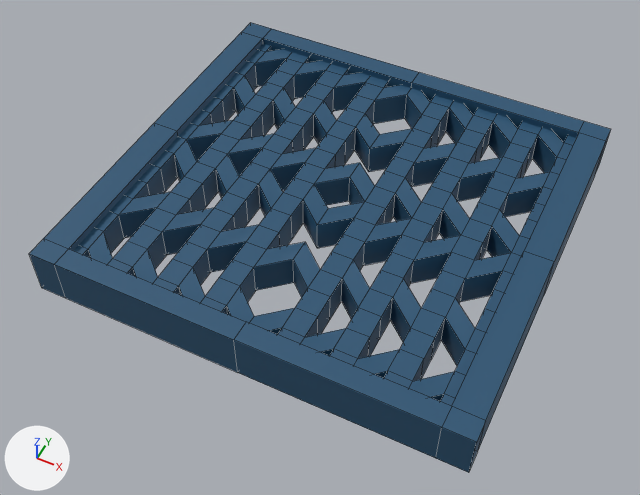
Renders of the Blender file Assets/Blender/Interactables/Trapdoor.blend from each side of a commit.
Before and after are seen from a 50 mm lens placed at (10.2, -22.1, 25.7), pointed at (-0.1, -1.4, -0.1). The lights are fixed; the arrows at lower left show +X, +Y and +Z. Mesh edges are drawn as thin lines.

Objects in the first picture: 'Trapdoor'.
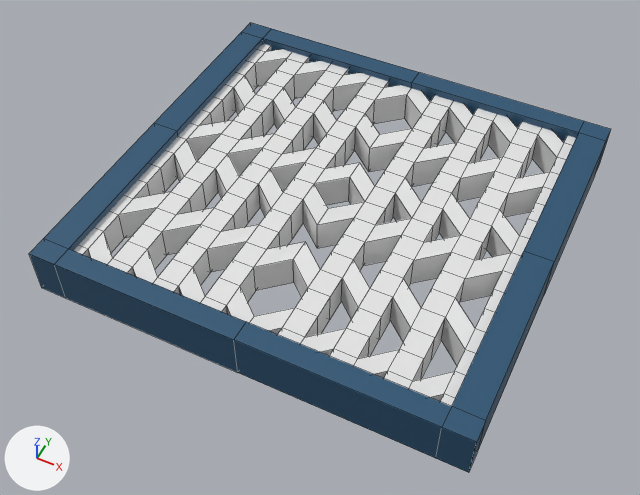
Patch to the scene script:
```diff
--- a/Assets/Blender/Interactables/Trapdoor.blend.py
+++ b/Assets/Blender/Interactables/Trapdoor.blend.py
@@ mat_wooddoor @@
+mat_wooddoor = principled_material('WoodDoor')
+mat_wooddoor.base_color = (0.8, 0.8, 0.8)  # white #e7e7e7
@@ me_cube_001 @@
 me_cube_001.from_pydata(...)  # 172 vertices, 181 faces; spans x -3.79..0.0, y 0.0..3.6, z 0.0..0.87
 # used by ob_trapdoor; location = (0.0, 0.0, 0.0); scale = (2.23, 2.23, 2.23)
+# me_cube_001 part 1: 168 of the faces centred in x -3.49..-0.24, y 0.21..3.42, z 0.14..0.73 switch from mat_metaldoor (dark blue #275474) to mat_wooddoor (white #e7e7e7)
```

Changed parts and their boxes (x1, y1, x2, y2) in the pictures (640 x 495 px):
part 1 of me_cube_001, recoloured (blue to white)
    both: (74, 44, 576, 406)
